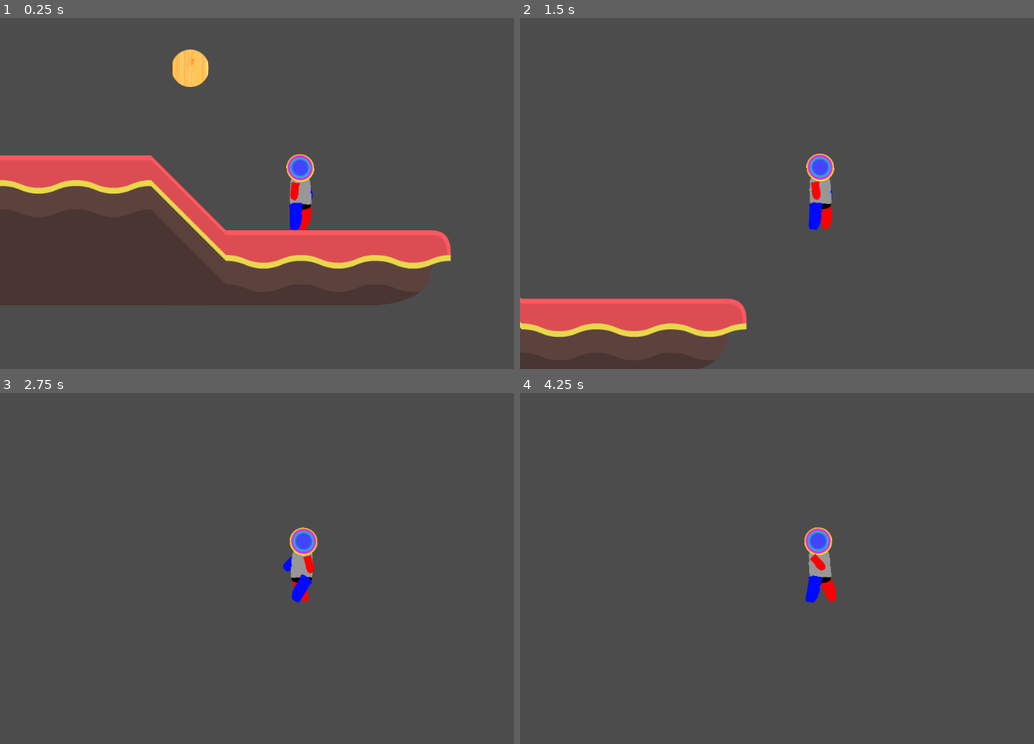
Above: before the commit, frames 1-4 (two rows, left to right).
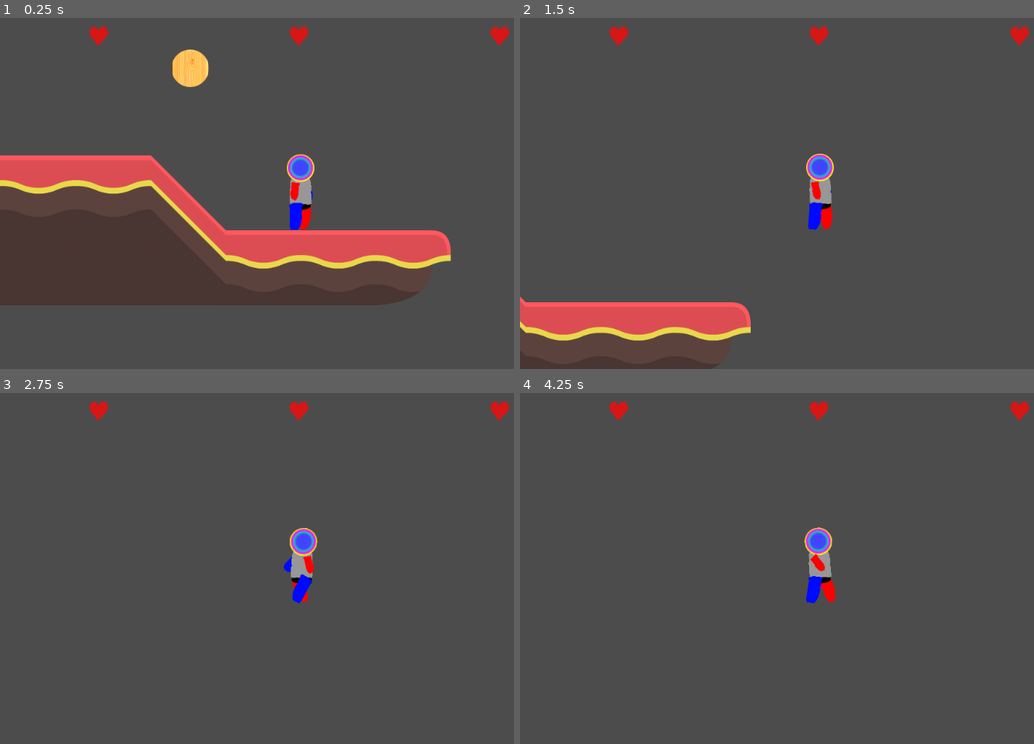
Above: after the commit, the same moments.

Repository: thecyberwraith/forthelove
Game: Godot game, scene res://levels/Level1.tscn
Same seed, same stepped clock (60 frames per second), same inputs: the game is played once before the commit and once after it. The project has no main scene, so this scene is started directly.
Inputs:
- Up to frame 1 (0.25 s): no input
- Up to frame 2 (1.5 s): hold Space (ui_select) 0.53-1.28 s; hold Right (ui_right) from 0.53 s (still down); tap Space (ui_select) at 1.35 s
- Up to frame 3 (2.75 s): tap Space (ui_select) at 1.52, 1.82 s; release Right (ui_right) at 2.03 s; hold Left (ui_left) from 2.03 s (still down); hold Space (ui_select) from 2.03 s (still down)
- Up to frame 4 (4.25 s): release Left (ui_left) at 2.78 s; release Space (ui_select) at 2.78 s; hold Right (ui_right) from 2.78 s (still down); tap Space (ui_select) at 2.85, 3.02, 3.32 s; hold Space (ui_select) from 3.53 s (still down)

The runs differ from the first frame. In frame 1, 0.5% of the frame differs, in the area x 17-100%, y 2-53%; in frame 2, 2.5%, in the area x 0-100%, y 2-100%; in frame 3, 0.6%; in frame 4, 0.6%.

Commit message:
Decoupled jumping, added game UI.

Diff:
--- a/characters/CharacterPhysics.gd
+++ /dev/null
@@ -1,12 +0,0 @@
-extends KinematicBody2D
-
-var x_vel
-var y_vel
-
-func _ready():
-	pass # Replace with function body.
-
-
-# Called every frame. 'delta' is the elapsed time since the previous frame.
-#func _process(delta):
-#	pass
--- a/characters/Player.gd
+++ b/characters/Player.gd
@@ -1,14 +1,11 @@
-extends KinematicBody2D
-
-export (int) var run_speed = 100
-export (int) var jump_speed = -400
-export (int) var gravity = 1000
-
-var velocity = Vector2()
-var jumping = false
+extends "res://physics/JumperPhysics.gd"
 
 func _ready():
 	$CharacterSkeleton/AnimationPlayer.stop()
+
+func _process(_delta):
+	set_jump_input(Input.is_action_pressed("ui_select"))
+	get_x_velocity_from_input()
 
 func get_x_velocity_from_input():
 	var right = Input.is_action_pressed("ui_right")
@@ -21,26 +18,11 @@
 	if left:
 		x -= 1
 
-	velocity.x = x * run_speed
-
 	if x == 0:
 		$CharacterSkeleton/AnimationPlayer.play("Idle")
 	else:
 		$CharacterSkeleton/AnimationPlayer.play("Run")
 		$CharacterSkeleton.set_scale(Vector2(x,1));
 
-func get_jump_velocity_from_input():
-	var jump = Input.is_action_pressed("ui_select")
-
-	if jumping and is_on_floor():
-		jumping = false
-
-	if jump and is_on_floor():
-		jumping = true
-		velocity.y = jump_speed
-
-func _physics_process(delta):
-	get_x_velocity_from_input()
-	get_jump_velocity_from_input()
-	velocity.y += gravity * delta
-	velocity = move_and_slide(velocity, Vector2(0,-1))
+	x *= run_speed
+	set_horizontal_velocity(x)
--- a/characters/Player.tscn
+++ b/characters/Player.tscn
@@ -8,6 +8,7 @@
 height = 102.844
 
 [node name="Player" type="KinematicBody2D"]
+collision_layer = 0
 script = ExtResource( 2 )
 
 [node name="Camera2D" type="Camera2D" parent="."]
--- a/interface/GameOverlay.tscn
+++ b/interface/GameOverlay.tscn
@@ -9,19 +9,20 @@
 "_edit_use_anchors_": false
 }
 
-[node name="UserStats" type="Control" parent="."]
+[node name="UserStats" type="MarginContainer" parent="."]
 anchor_right = 1.0
 anchor_bottom = 0.2
+custom_constants/margin_top = 15
 
 [node name="VBoxContainer" type="VBoxContainer" parent="UserStats"]
-anchor_right = 1.0
-anchor_bottom = 1.0
+margin_top = 15.0
+margin_right = 1024.0
+margin_bottom = 120.0
 __meta__ = {
 "_edit_use_anchors_": false
 }
 
 [node name="Determination" type="HBoxContainer" parent="UserStats/VBoxContainer"]
-margin_top = 10.0
 margin_right = 1024.0
 margin_bottom = 32.0
 size_flags_horizontal = 3
@@ -41,5 +42,6 @@
 margin_bottom = 32.0
 
 [node name="Confidence" type="HBoxContainer" parent="UserStats/VBoxContainer"]
+margin_top = 36.0
 margin_right = 1024.0
 margin_bottom = 36.0
--- a/levels/Level1.tscn
+++ b/levels/Level1.tscn
@@ -1,14 +1,19 @@
-[gd_scene load_steps=6 format=2]
+[gd_scene load_steps=7 format=2]
 
 [ext_resource path="res://levels/tilemaps/AbstractTileMap.tscn" type="PackedScene" id=1]
 [ext_resource path="res://levels/tilesets/AbstractStyle.tres" type="TileSet" id=2]
 [ext_resource path="res://testimages/ball.png" type="Texture" id=3]
 [ext_resource path="res://characters/Player.tscn" type="PackedScene" id=4]
+[ext_resource path="res://interface/GameOverlay.tscn" type="PackedScene" id=5]
 
 [sub_resource type="CircleShape2D" id=1]
 radius = 33.1836
 
 [node name="Level1" type="Node2D"]
+
+[node name="CanvasLayer" type="CanvasLayer" parent="."]
+
+[node name="GameOverlay" parent="CanvasLayer" instance=ExtResource( 5 )]
 
 [node name="TileMap" parent="." instance=ExtResource( 1 )]
 tile_set = ExtResource( 2 )
@@ -17,6 +22,7 @@
 
 [node name="RigidBody2D" type="RigidBody2D" parent="TileMap"]
 position = Vector2( 963.072, -408.576 )
+collision_layer = 0
 
 [node name="Sprite" type="Sprite" parent="TileMap/RigidBody2D"]
 texture = ExtResource( 3 )
--- a/physics/CharacterPhysics.tscn
+++ /dev/null
@@ -1,12 +0,0 @@
-[gd_scene load_steps=3 format=2]
-
-[ext_resource path="res://characters/CharacterPhysics.gd" type="Script" id=1]
-
-[sub_resource type="CapsuleShape2D" id=1]
-
-[node name="CharacterPhysics" type="KinematicBody2D"]
-script = ExtResource( 1 )
-
-[node name="PhysicsShape" type="CollisionShape2D" parent="."]
-position = Vector2( 0, -20.0226 )
-shape = SubResource( 1 )
--- /dev/null
+++ b/physics/JumperPhysics.gd
@@ -0,0 +1,28 @@
+extends KinematicBody2D
+
+export (int) var run_speed = 100
+export (int) var jump_speed = -400
+export (int) var gravity = 1000
+
+var velocity = Vector2()
+var jumping = false
+var jump_input = false
+
+func set_jump_input(input: bool):
+	jump_input = input
+
+func set_horizontal_velocity(x_velocity: float):
+	velocity.x = x_velocity
+
+func get_jump_velocity_from_input():
+	if jumping and is_on_floor():
+		jumping = false
+
+	if jump_input and is_on_floor():
+		jumping = true
+		velocity.y = jump_speed
+
+func _physics_process(delta):
+	get_jump_velocity_from_input()
+	velocity.y += gravity * delta
+	velocity = move_and_slide(velocity, Vector2(0,-1))
